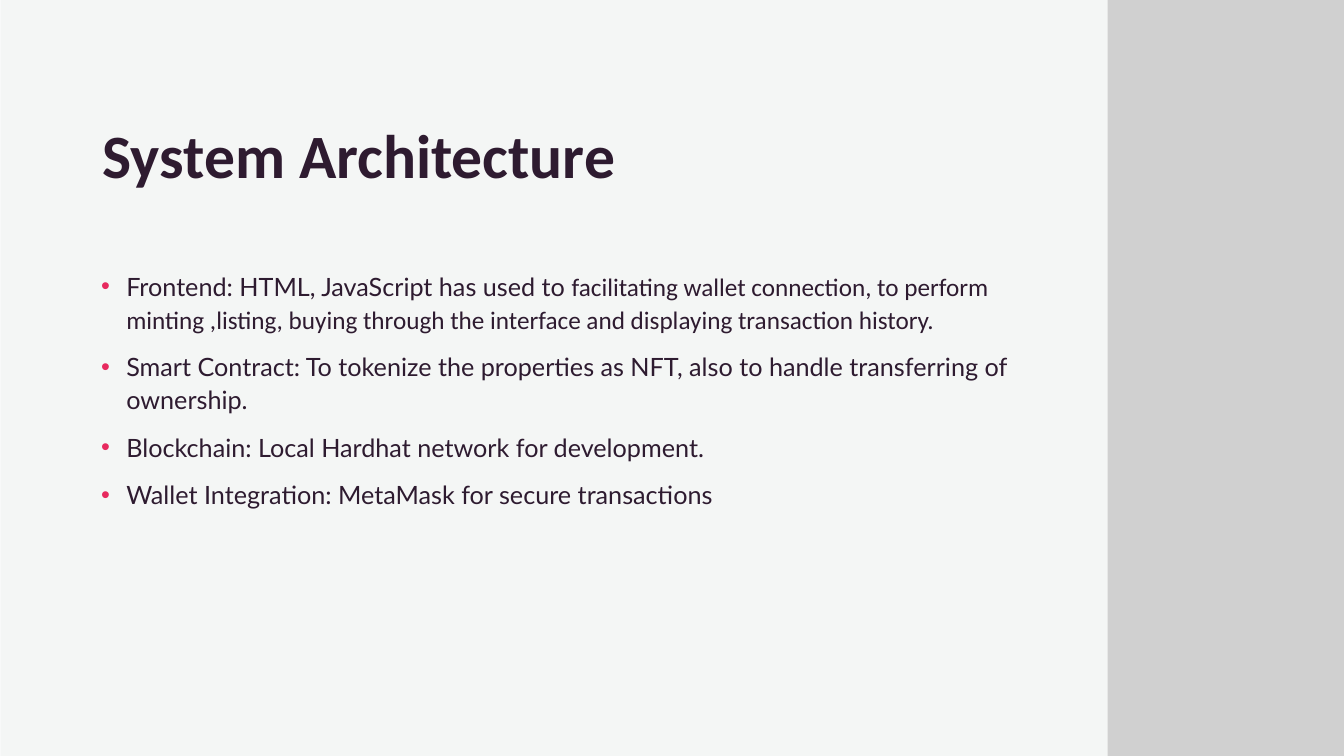
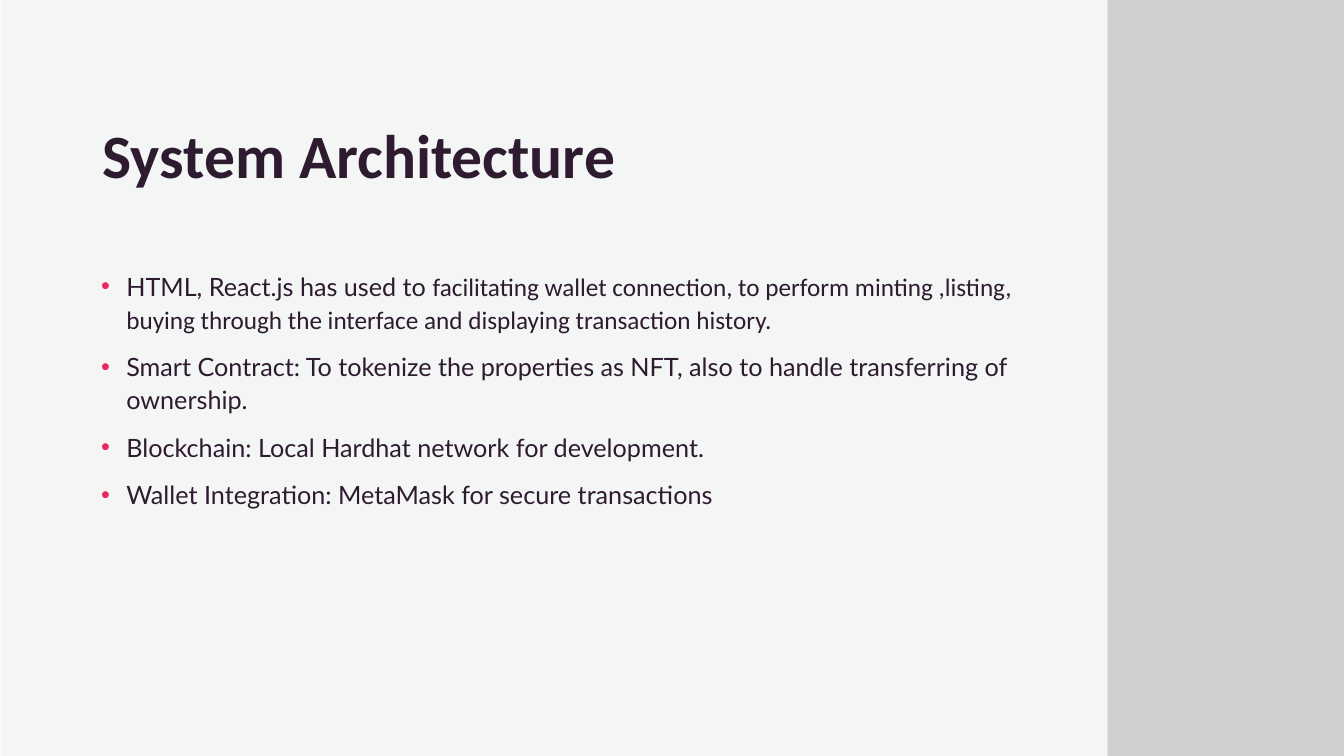
Before and after one commit to pavan-kalam/Blockchain-based-realestate-management-system, a slide deck: slide 5 of Final Presentation.pptx. Drawn at 1344x756 pixels with LibreOffice and Linux fonts; fonts in the diff are those of the drawing; grey boxes stand for pictures; background and template pictures are left out. Boxes give left, top, right and bottom in pixels: in the first picture for what was removed or moved away, otherwise in the second. Text is boxed around its words. In the diff, an @@ line names an element or a change of style, - is before the commit and + after.

Commit message:
Final Presentation

```diff
--- a/Final Presentation.pptx
+++ b/Final Presentation.pptx
@@ text at box(126, 277, 1012, 334): text changed @@
-• Frontend: HTML, JavaScript has used to facilitating wallet connection, to perform minting ,listing, buying through the interface and displaying transaction history.
+• HTML, React.js has used to facilitating wallet connection, to perform minting ,listing, buying through the interface and displaying transaction history.
```
Also in this commit, not shown: 1 other slide changed, 2 slides added, 1 slide removed.
